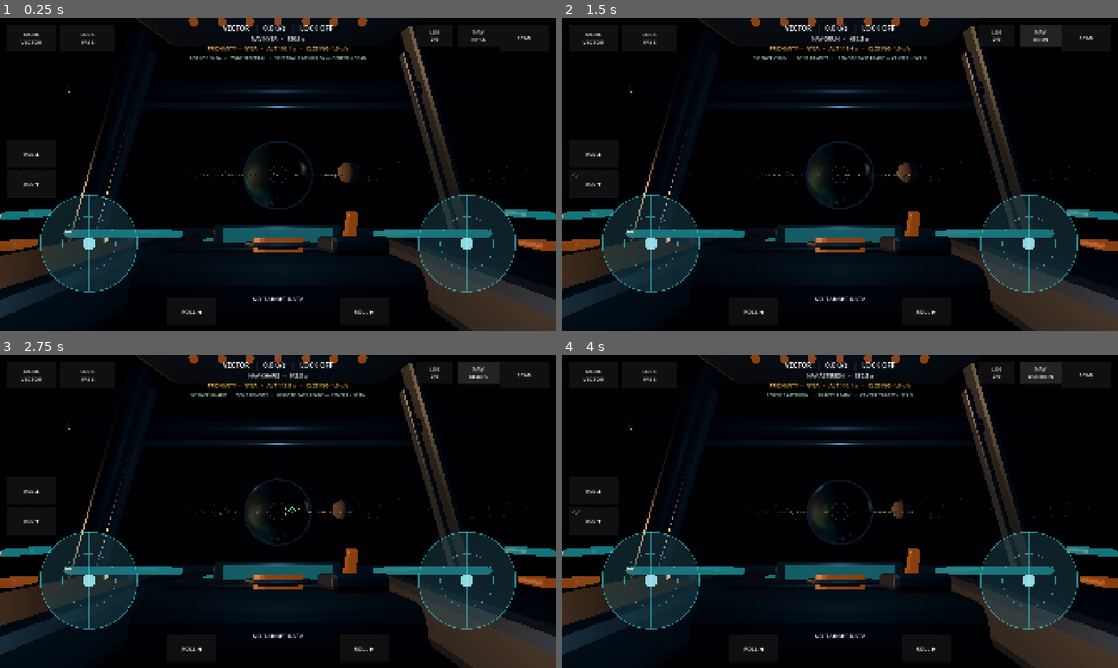
Above: before the commit, frames 1-4 (two rows, left to right).
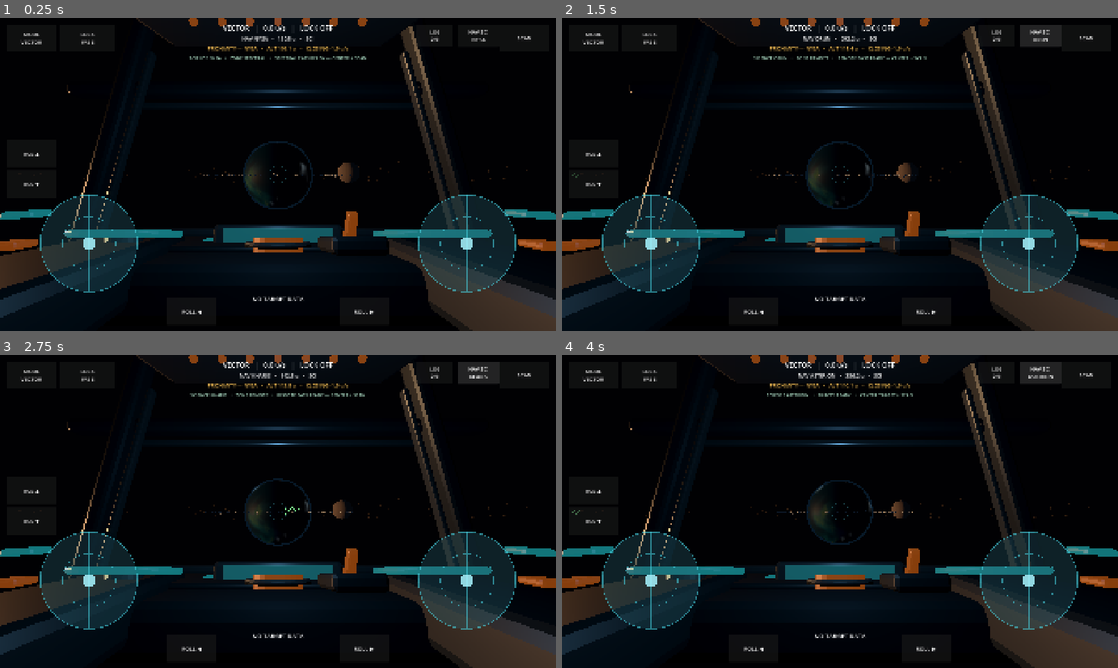
Above: after the commit, the same moments.

Repository: narmanb/science-playground
Game: Godot game, scene res://scenes/main.tscn
The game is run twice, just before and just after one commit, with the same random seed, the same clock (stepped at 60 frames per second) and the same inputs.
Inputs (mouse positions are in pixels of both pictures, inside the frame that each line leads up to):
- Up to frame 1 (0.25 s): no input
- Up to frame 2 (1.5 s): click (1040, 36) at 0.5 s, where only the run before the commit has a clickable "NAV NYSA"; click (1040, 36) at 1.25 s, where only the run before the commit has a clickable "NAV VEYR"
- Up to frame 3 (2.75 s): click (478, 373) at 2 s, where only the run before the commit has a clickable "NAV ORUN"
- Up to frame 4 (4 s): click (1040, 373) at 2.75 s, where only the run before the commit has a clickable "NAV KHARIS"; click (1040, 373) at 3.5 s, where only the run before the commit has a clickable "NAV THALE"

The runs differ from the first frame. In frame 1, 0.2% of the frame differs, in the area x 43-88%, y 3-8%; in frame 2, 0.2%; in frame 3, 0.2%; in frame 4, 0.2%, in the area x 42-88%, y 3-8%.

Commit message:
Prioritize unfinished science navigation

Diff:
--- a/scripts/navigation_hud.gd
+++ b/scripts/navigation_hud.gd
@@ -2,19 +2,24 @@
 class_name NavigationHUD
 
 @export var ship_path: NodePath
+@export var all_target_hold_seconds := 0.65
 
 const PREFERRED_ORDER := ["NYSA", "VEYR", "ORUN", "KHARIS", "THALE", "ASTERION"]
 
 var ship: ShipController
+var science_log: ScienceLogHUD
 var nav_button: Button
 var nav_label: Label
 var targets: Array[Node3D] = []
 var target_index := -1
+var cycle_mode := "SCI"
+var nav_press_started_msec := -1
 
 
 func _ready() -> void:
 	mouse_filter = Control.MOUSE_FILTER_IGNORE
 	ship = get_node(ship_path) as ShipController
+	science_log = get_parent().get_node_or_null("ScienceLogHUD") as ScienceLogHUD
 	_build_ui()
 	_layout_ui()
 	_refresh_targets.call_deferred()
@@ -33,15 +38,21 @@
 		_refresh_targets.call_deferred()
 		return
 	var distance := ship.global_position.distance_to(target.global_position)
-	nav_label.text = "NAV %s   •   %.1f u" % [_target_name(target), distance]
+	nav_label.text = "NAV %s   •   %.1f u   •   %s" % [_target_name(target), distance, cycle_mode]
 	queue_redraw()
 
 
 func _input(event: InputEvent) -> void:
-	if event is InputEventJoypadButton and event.pressed and event.button_index == JOY_BUTTON_A:
-		cycle_target()
+	if event is InputEventJoypadButton and event.pressed:
+		if event.button_index == JOY_BUTTON_A:
+			cycle_science_target()
+		elif event.button_index == JOY_BUTTON_LEFT_SHOULDER:
+			cycle_target()
 	elif event is InputEventKey and event.pressed and not event.echo and event.keycode == KEY_N:
-		cycle_target()
+		if event.shift_pressed:
+			cycle_target()
+		else:
+			cycle_science_target()
 
 
 func _draw() -> void:
@@ -74,10 +85,12 @@
 
 func _build_ui() -> void:
 	nav_button = Button.new()
-	nav_button.text = "NAV"
+	nav_button.text = "NAV SCI"
 	nav_button.focus_mode = Control.FOCUS_NONE
 	nav_button.add_theme_font_size_override("font_size", 18)
-	nav_button.pressed.connect(cycle_target)
+	nav_button.tooltip_text = "Tap: next unfinished science target. Hold: cycle every target."
+	nav_button.button_down.connect(_on_nav_button_down)
+	nav_button.button_up.connect(_on_nav_button_up)
 	add_child(nav_button)
 
 	nav_label = Label.new()
@@ -93,8 +106,8 @@
 	var button_h := clampf(size.y * 0.075, 54.0, 78.0)
 	nav_button.position = Vector2(size.x - button_w * 2.15 - 34.0, 22.0)
 	nav_button.size = Vector2(button_w, button_h)
-	nav_label.position = Vector2(size.x * 0.34, 58.0)
-	nav_label.size = Vector2(size.x * 0.32, 32.0)
+	nav_label.position = Vector2(size.x * 0.32, 58.0)
+	nav_label.size = Vector2(size.x * 0.36, 32.0)
 
 
 func _refresh_targets() -> void:
@@ -104,6 +117,14 @@
 	for _frame in 3:
 		await get_tree().process_frame
 
+	if science_log == null:
+		science_log = get_parent().get_node_or_null("ScienceLogHUD") as ScienceLogHUD
+
+	var previous_name := ""
+	var previous := current_target()
+	if previous != null:
+		previous_name = _target_name(previous)
+
 	targets.clear()
 	for candidate in get_tree().get_nodes_in_group("scannable"):
 		if candidate is Node3D:
@@ -121,21 +142,58 @@
 		return
 
 	target_index = 0
+	var preferred_name := previous_name if not previous_name.is_empty() else "NYSA"
 	for i in targets.size():
-		if _target_name(targets[i]) == "NYSA":
+		if _target_name(targets[i]) == preferred_name:
 			target_index = i
 			break
 	_update_button()
 	queue_redraw()
 
 
+func cycle_science_target() -> void:
+	if targets.is_empty():
+		_refresh_targets.call_deferred()
+		return
+	if science_log == null:
+		science_log = get_parent().get_node_or_null("ScienceLogHUD") as ScienceLogHUD
+
+	var start_index := target_index
+	for offset in range(1, targets.size() + 1):
+		var candidate_index := (start_index + offset) % targets.size()
+		var candidate := targets[candidate_index]
+		if _needs_science(candidate):
+			target_index = candidate_index
+			cycle_mode = "SCI"
+			_update_button()
+			queue_redraw()
+			return
+
+	# Once the catalog is complete there is no unfinished target to prioritize,
+	# so NAV naturally becomes an ordinary all-body cycle again.
+	cycle_target()
+
+
 func cycle_target() -> void:
 	if targets.is_empty():
 		_refresh_targets.call_deferred()
 		return
 	target_index = (target_index + 1) % targets.size()
+	cycle_mode = "ALL"
 	_update_button()
 	queue_redraw()
+
+
+func select_target_by_name(body_name: String, mode := "SCI") -> bool:
+	var wanted := body_name.to_upper()
+	for i in targets.size():
+		if _target_name(targets[i]) == wanted:
+			target_index = i
+			cycle_mode = mode
+			_update_button()
+			queue_redraw()
+			return true
+	return false
 
 
 func current_target() -> Node3D:
@@ -145,9 +203,34 @@
 	return target if is_instance_valid(target) else null
 
 
+func _needs_science(target: Node3D) -> bool:
+	if target == null:
+		return false
+	var max_tier := int(target.get_meta("scan_profile_max_tier", 0))
+	var achieved := -1
+	if science_log != null:
+		achieved = int(science_log.discoveries.get(_target_name(target), -1))
+	return achieved < max_tier
+
+
+func _on_nav_button_down() -> void:
+	nav_press_started_msec = Time.get_ticks_msec()
+
+
+func _on_nav_button_up() -> void:
+	if nav_press_started_msec < 0:
+		return
+	var held_seconds := float(Time.get_ticks_msec() - nav_press_started_msec) / 1000.0
+	nav_press_started_msec = -1
+	if held_seconds >= all_target_hold_seconds:
+		cycle_target()
+	else:
+		cycle_science_target()
+
+
 func _update_button() -> void:
 	var target := current_target()
-	nav_button.text = "NAV\n" + (_target_name(target) if target != null else "NONE")
+	nav_button.text = "NAV %s\n%s" % [cycle_mode, _target_name(target) if target != null else "NONE"]
 
 
 func _target_name(target: Node3D) -> String:
